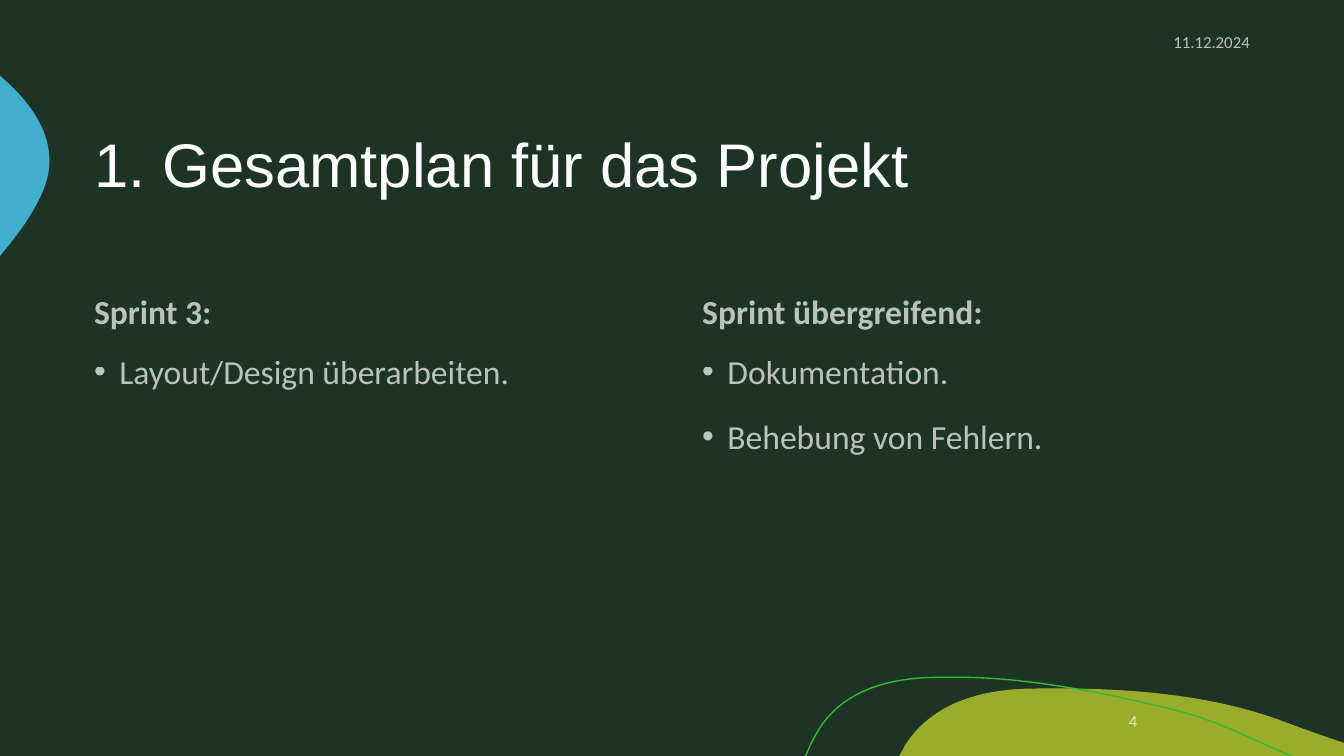
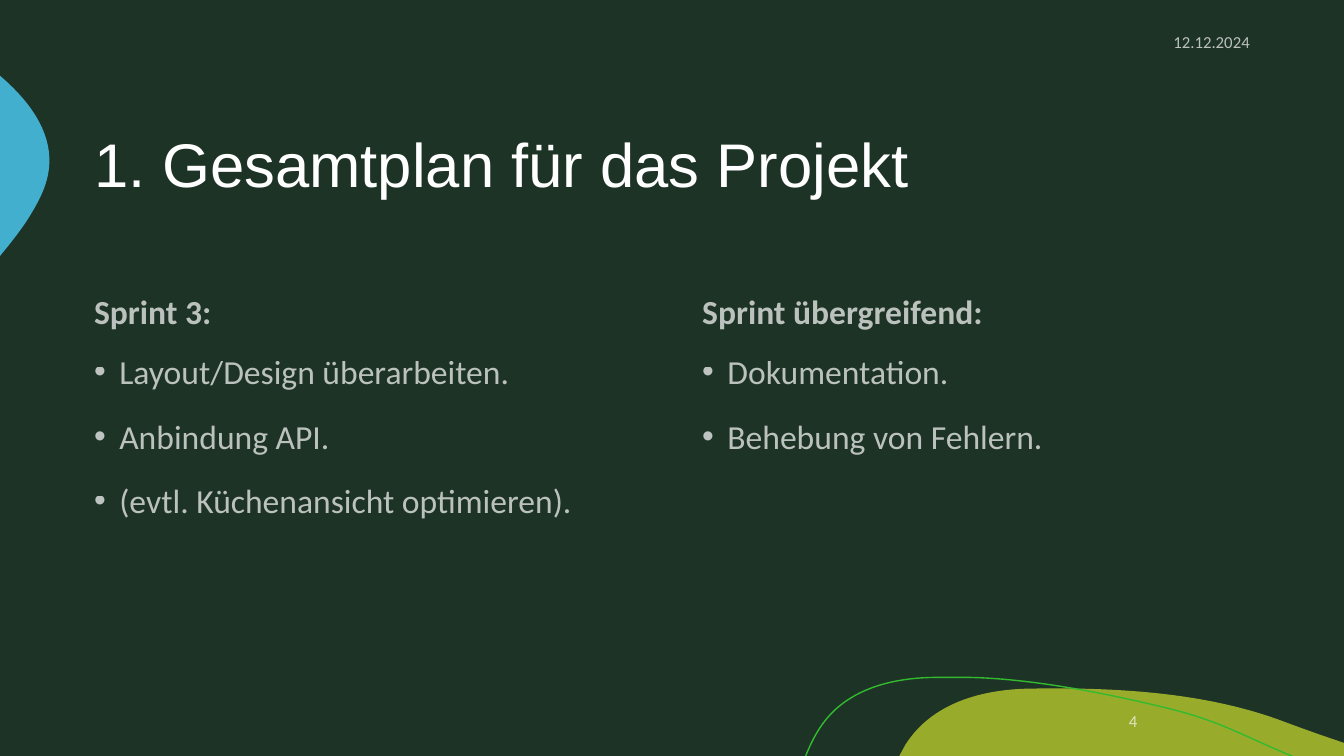
Before and after one commit to zIExpantion/ZumGelbenBach, a slide deck: slide 4 of Dokumente/Sprint-Backlog/Sprint-Backlog2.pptx. Drawn at 1344x756 pixels with LibreOffice and Linux fonts; fonts in the diff are those of the drawing; background and template pictures are left out. Boxes give left, top, right and bottom in pixels: in the first picture for what was removed or moved away, otherwise in the second. Text is boxed around its words. In the diff, an @@ line names an element or a change of style, - is before the commit and + after.

```diff
--- a/Dokumente/Sprint-Backlog/Sprint-Backlog2.pptx
+++ b/Dokumente/Sprint-Backlog/Sprint-Backlog2.pptx
@@ text at bbox=[1173, 37, 1249, 48]: text changed @@
-11.12.2024
+12.12.2024
@@ text at bbox=[119, 425, 571, 519]: paragraphs added @@
+• Anbindung API.
+• (evtl. Küchenansicht optimieren).
```
Also in this commit, not shown: 15 other slides changed.
